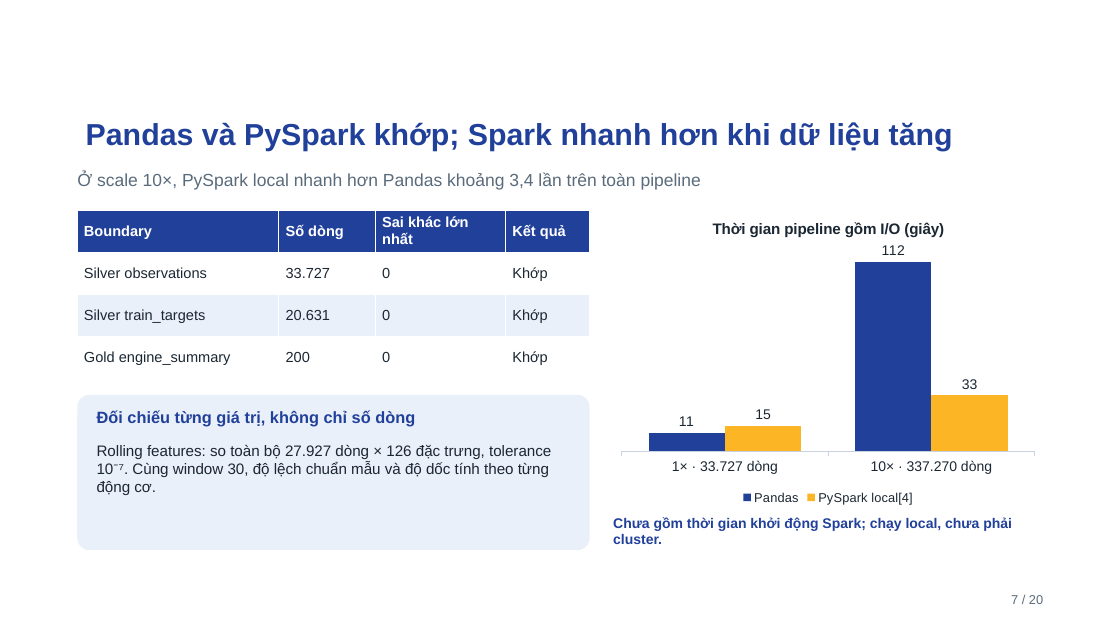
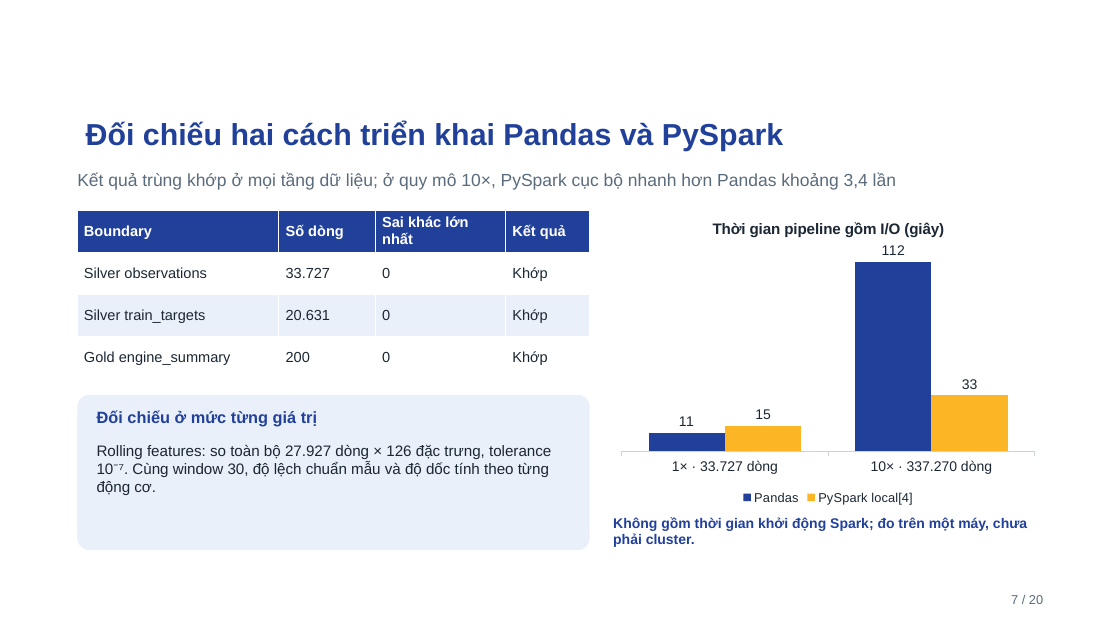
Before and after one commit to ti014/tinasa-cmapss-rul-prediction, a slide deck: slide 7 of slides/cmapss_fd001_presentation.pptx. Drawn at 1120x630 pixels with LibreOffice and Linux fonts; fonts in the diff are those of the drawing; background and template pictures are left out. Boxes give left, top, right and bottom in pixels: in the first picture for what was removed or moved away, otherwise in the second. Text is boxed around its words. In the diff, an @@ line names an element or a change of style, - is before the commit and + after.

```diff
--- a/slides/cmapss_fd001_presentation.pptx
+++ b/slides/cmapss_fd001_presentation.pptx
@@ title at <box>86,121,783,151</box>: text changed @@
-Pandas và PySpark khớp; Spark nhanh hơn khi dữ liệu tăng
+Đối chiếu hai cách triển khai Pandas và PySpark
@@ text at <box>77,173,896,190</box>: text changed @@
-Ở scale 10×, PySpark local nhanh hơn Pandas khoảng 3,4 lần trên toàn pipeline
+Kết quả trùng khớp ở mọi tầng dữ liệu; ở quy mô 10×, PySpark cục bộ nhanh hơn Pandas khoảng 3,4 lần
@@ text at <box>97,410,317,427</box>: text changed @@
-Đối chiếu từng giá trị, không chỉ số dòng
+Đối chiếu ở mức từng giá trị
@@ text at <box>613,517,1027,547</box>: text changed @@
-Chưa gồm thời gian khởi động Spark; chạy local, chưa phải cluster.
+Không gồm thời gian khởi động Spark; đo trên một máy, chưa phải cluster.
```
Also in this commit, not shown: 19 other slides changed, 24 other files.
